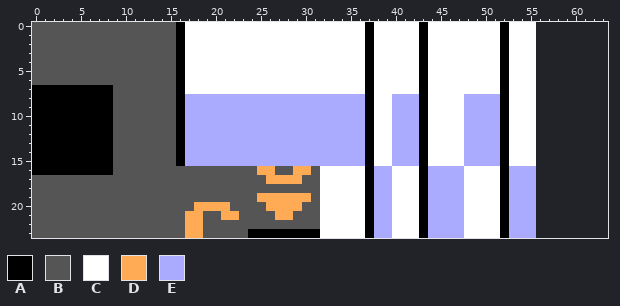
Two versions of one pixel-art sprite, tiles/keys.png. Above, as it was before the edit.
The file is 56x24 pixels. The old version is drawn lined up with the new one, on the new canvas.
Palette (. is transparent): A #000000  B #555555  C #ffffff  D #ffaa55  E #aaaaff
Pixels before, first column x 0:
 0 BBBBBBBBBBBBBBBBACCCCCCCCCCCCCCCCCCCCACCCCCACCCCCCCCACCC
 1 BBBBBBBBBBBBBBBBACCCCCCCCCCCCCCCCCCCCACCCCCACCCCCCCCACCC
 2 BBBBBBBBBBBBBBBBACCCCCCCCCCCCCCCCCCCCACCCCCACCCCCCCCACCC
 3 BBBBBBBBBBBBBBBBACCCCCCCCCCCCCCCCCCCCACCCCCACCCCCCCCACCC
 4 BBBBBBBBBBBBBBBBACCCCCCCCCCCCCCCCCCCCACCCCCACCCCCCCCACCC
 5 BBBBBBBBBBBBBBBBACCCCCCCCCCCCCCCCCCCCACCCCCACCCCCCCCACCC
 6 BBBBBBBBBBBBBBBBACCCCCCCCCCCCCCCCCCCCACCCCCACCCCCCCCACCC
 7 AAAAAAAAABBBBBBBACCCCCCCCCCCCCCCCCCCCACCCCCACCCCCCCCACCC
 8 AAAAAAAAABBBBBBBAEEEEEEEEEEEEEEEEEEEEACCEEEACCCCEEEEACCC
 9 AAAAAAAAABBBBBBBAEEEEEEEEEEEEEEEEEEEEACCEEEACCCCEEEEACCC
10 AAAAAAAAABBBBBBBAEEEEEEEEEEEEEEEEEEEEACCEEEACCCCEEEEACCC
11 AAAAAAAAABBBBBBBAEEEEEEEEEEEEEEEEEEEEACCEEEACCCCEEEEACCC
12 AAAAAAAAABBBBBBBAEEEEEEEEEEEEEEEEEEEEACCEEEACCCCEEEEACCC
13 AAAAAAAAABBBBBBBAEEEEEEEEEEEEEEEEEEEEACCEEEACCCCEEEEACCC
14 AAAAAAAAABBBBBBBAEEEEEEEEEEEEEEEEEEEEACCEEEACCCCEEEEACCC
15 AAAAAAAAABBBBBBBAEEEEEEEEEEEEEEEEEEEEACCEEEACCCCEEEEACCC
16 AAAAAAAAABBBBBBBBBBBBBBBBDDBBDDBCCCCCAEECCCAEEEECCCCAEEE
17 BBBBBBBBBBBBBBBBBBBBBBBBBBDDDDBBCCCCCAEECCCAEEEECCCCAEEE
18 BBBBBBBBBBBBBBBBBBBBBBBBBBBBBBBBCCCCCAEECCCAEEEECCCCAEEE
19 BBBBBBBBBBBBBBBBBBBBBBBBBDDDDDDBCCCCCAEECCCAEEEECCCCAEEE
20 BBBBBBBBBBBBBBBBBBDDDDBBBBDDDDBBCCCCCAEECCCAEEEECCCCAEEE
21 BBBBBBBBBBBBBBBBBDDBBDDBBBBDDBBBCCCCCAEECCCAEEEECCCCAEEE
22 BBBBBBBBBBBBBBBBBDDBBBBBBBBBBBBBCCCCCAEECCCAEEEECCCCAEEE
23 BBBBBBBBBBBBBBBBBDDBBBBBAAAAAAAACCCCCAEECCCAEEEECCCCAEEE
After:
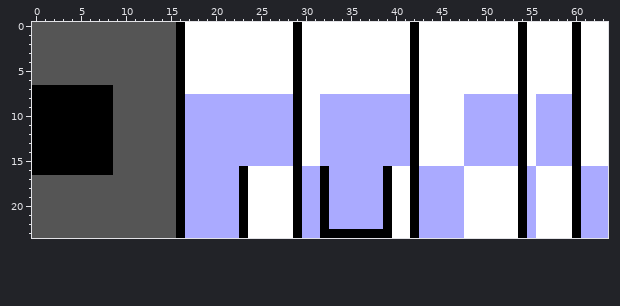
From the commit log: Improve key spacing, allow keys to be drawn activated
Change:
canvas 56x24 -> 64x24
Changed rows in their new state; - is an unchanged pixel.
first column x 16:
 0 -------------A-------C----AC--------C-A-CCCCACCC
 1 -------------A-------C----AC--------C-A-CCCCACCC
 2 -------------A-------C----AC--------C-A-CCCCACCC
 3 -------------A-------C----AC--------C-A-CCCCACCC
 4 -------------A-------C----AC--------C-A-CCCCACCC
 5 -------------A-------C----AC--------C-A-CCCCACCC
 6 -------------A-------C----AC--------C-A-CCCCACCC
 7 -------------A-------C----AC--------C-A-CCCCACCC
 8 -------------ACC-----EEE--AC--------EEA-EEEEACCC
 9 -------------ACC-----EEE--AC--------EEA-EEEEACCC
10 -------------ACC-----EEE--AC--------EEA-EEEEACCC
11 -------------ACC-----EEE--AC--------EEA-EEEEACCC
12 -------------ACC-----EEE--AC--------EEA-EEEEACCC
13 -------------ACC-----EEE--AC--------EEA-EEEEACCC
14 -------------ACC-----EEE--AC--------EEA-EEEEACCC
15 -------------ACC-----EEE--AC--------EEA-EEEEACCC
16 AEEEEEEACCCCCAEEAEEEEE-A--AE--------CCA-CCCCAEEE
17 AEEEEEEACCCCCAEEAEEEEE-A--AE--------CCA-CCCCAEEE
18 AEEEEEEACCCCCAEEAEEEEE-A--AE--------CCA-CCCCAEEE
19 AEEEEEEACCCCCAEEAEEEEE-A--AE--------CCA-CCCCAEEE
20 AEEEEEEACCCCCAEEAEEEEE-A--AE--------CCA-CCCCAEEE
21 AEEEEEEACCCCCAEEAEEEEE-A--AE--------CCA-CCCCAEEE
22 AEEEEEEACCCCCAEEAEEEEE-A--AE--------CCA-CCCCAEEE
23 AEEEEEEACCCCC-EEAAAAA-AA--AE--------CCA-CCCCAEEE
Pixel boxes of the changes (left, top, right, bottom) in both pictures:
changed: (176, 22, 428, 238)
changed: (500, 22, 608, 238)
